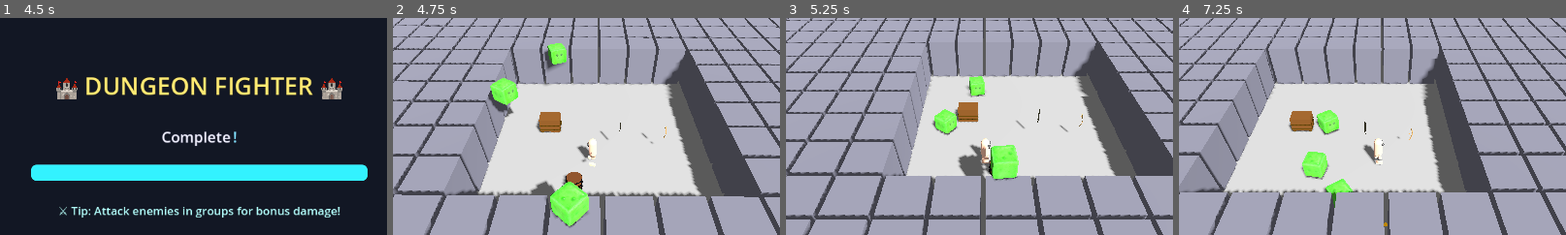
Above: before the commit, frames 1-4 (left to right).
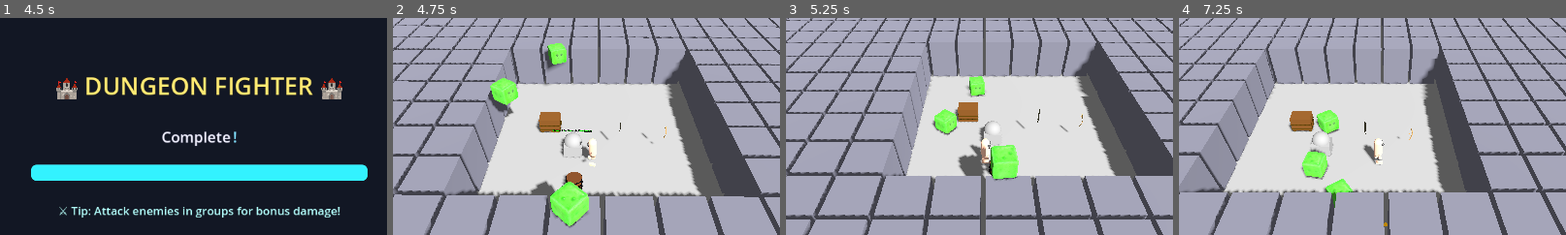
Above: after the commit, the same moments.

Repository: thaner66666666/game-1
Game: Godot game, scene res://Scenes/main.tscn
Same seed, same stepped clock (60 frames per second), same inputs: the game is played once before the commit and once after it.
Inputs (mouse positions are % of the whole screen's width and height, from its top left):
- Up to frame 1 (4.5 s): tap Enter at 0.5, 4.25 s; move the mouse to (72, 45) at 0.52 s; hold D (move_right) 0.53-1.28 s; click (72, 45) at 0.6 s; move the mouse to (30, 55) at 1.27 s; hold S (move_down) 1.28-2.03 s; tap Space (dash) at 1.35, 3.5, 4.35 s; move the mouse to (60, 28) at 2.02 s; hold D (move_right) 2.03-2.78 s; hold Q (drop_weapon) 2.03-2.78 s; move the mouse to (45, 70) at 2.77 s; hold W (move_up) 2.78-3.53 s; tap E (interaction) at 2.85 s; click (45, 70) at 2.92 s; move the mouse to (80, 65) at 3.52 s; hold A (move_left) from 3.53 s (still down); click (80, 65) at 3.6 s; move the mouse to (20, 35) at 4.27 s
- Up to frame 2 (4.75 s): keep holding A (move_left)
- Up to frame 3 (5.25 s): move the mouse to (55, 50) at 5.02 s; release A (move_left) at 5.03 s; hold S (move_down) from 5.03 s (still down); hold Q (drop_weapon) from 5.03 s (still down); click (55, 50) at 5.17 s
- Up to frame 4 (7.25 s): move the mouse to (35, 25) at 5.77 s; release S (move_down) at 5.78 s; release Q (drop_weapon) at 5.78 s; hold D (move_right) 5.78-6.53 s; tap E (interaction) at 5.85 s; move the mouse to (72, 45) at 6.52 s; hold W (move_up) from 6.53 s (still down); click (72, 45) at 6.6 s
The pictures show only the part of the screen within x 24-74%, y 20-70%; the shares and areas given below are measured in that part.

Frame 1 is identical in both runs. In frame 2, 0.3% of the frame differs, in the area x 41-52%, y 51-65%; in frame 3, 0.1%; in frame 4, 0.2%.

Commit message:
DEBUG ALLY

Diff:
--- a/Scenes/recruiter_npc.tscn
+++ b/Scenes/recruiter_npc.tscn
@@ -1,4 +1,7 @@
-[gd_scene load_steps=4 format=3 uid="uid://7k0lvwcjahh4"]
+[gd_scene load_steps=6 format=3 uid="uid://7k0lvwcjahh4"]
+
+[ext_resource type="Script" uid="uid://b8101om47hiem" path="res://dot gds/recruiter_npc.gd" id="1"]
+[ext_resource type="PackedScene" uid="uid://c4yq03rik4rtw" path="res://Scenes/ally.tscn" id="2"]
 
 [sub_resource type="BoxShape3D" id="BoxShape3D_pbo4a"]
 
@@ -7,6 +10,8 @@
 [sub_resource type="SphereMesh" id="SphereMesh_rqkyj"]
 
 [node name="RecruiterNpc" type="StaticBody3D"]
+script = ExtResource("1")
+ally_scene = ExtResource("2")
 
 [node name="Area3D" type="Area3D" parent="."]
 
--- /dev/null
+++ b/dot gds/recruiter_npc.gd
@@ -0,0 +1,53 @@
+extends StaticBody3D
+
+@export var ally_scene: PackedScene
+
+var player_in_range = false
+
+func _ready():
+	# Connect the Area3D signals
+	$Area3D.body_entered.connect(_on_Area3D_body_entered)
+	$Area3D.body_exited.connect(_on_Area3D_body_exited)
+	print("Signals connected for Area3D")
+
+func _process(_delta):
+	if Input.is_action_just_pressed("recruit"):
+		print("Recruit action detected globally!")
+	if player_in_range:
+		print("Player is in range.")
+		if Input.is_action_just_pressed("recruit"):
+			print("Recruit action detected.")
+			spawn_ally()
+		else:
+			print("Recruit action not pressed.")
+	else:
+		print("Player is not in range.")
+
+func _on_Area3D_body_entered(body):
+	if body.is_in_group("player"):
+		player_in_range = true
+		print("Player entered Area3D")
+		# Optionally show a prompt to the player (e.g., enable the Label3D)
+		if has_node("Label3D"):
+			$Label3D.visible = true
+	else:
+		print("Non-player body entered Area3D: ", body)
+
+func _on_Area3D_body_exited(body):
+	if body.is_in_group("player"):
+		player_in_range = false
+		print("Player exited Area3D")
+		# Optionally hide the prompt
+		if has_node("Label3D"):
+			$Label3D.visible = false
+	else:
+		print("Non-player body exited Area3D: ", body)
+
+func spawn_ally():
+	if ally_scene:
+		var new_ally = ally_scene.instantiate()
+		get_parent().add_child(new_ally)
+		new_ally.global_position = global_position + Vector3(2, 0, 0) # Spawn slightly to the side
+		print("Ally spawned at position: ", new_ally.global_position)
+	else:
+		print("Error: Ally scene not set!")
--- a/dot gds/simple_room_generator.gd
+++ b/dot gds/simple_room_generator.gd
@@ -197,6 +197,21 @@
 	else:
 		print("⚠️ weapon_pickup_scene not loaded, cannot spawn test sword or bow!")
 
+	# SPAWN RECRUITER NPC IN ROOM ONE
+	var recruiter_npc_scene = load("res://Scenes/recruiter_npc.tscn")
+	if recruiter_npc_scene:
+		var recruiter_npc_instance = recruiter_npc_scene.instantiate()
+		add_child(recruiter_npc_instance)
+		# Position the NPC near the center of the starting room
+		recruiter_npc_instance.global_position = Vector3(
+			(starting_room.get_center().x - map_size.x / 2) * 2.0 - 2.5, # Offset slightly from center
+			0.5, # Y position (adjust as needed)
+			(starting_room.get_center().y - map_size.y / 2) * 2.0
+		)
+		print("👤 Recruiter NPC spawned in room one!")
+	else:
+		print("⚠️ Recruiter NPC scene not loaded, cannot spawn recruiter!")
+
 	print("🛡️ Starting room created with PROTECTED BOUNDARIES!")
 	terrain_generated.emit()
 
@@ -451,58 +466,18 @@
 	var center_x = int(start_x + (width - small_size) / 2.0)
 	var center_y = int(start_y + (height - small_size) / 2.0)
 
-	for x in range(center_x, center_x + small_size):
-		for y in range(center_y, center_y + small_size):
-			if _is_valid_carve_position(x, y):
-				terrain_grid[x][y] = TileType.FLOOR
+	for current_x in range(center_x, center_x + small_size):
+		for current_y in range(center_y, center_y + small_size):
+			if _is_valid_carve_position(current_x, current_y):
+				terrain_grid[current_x][current_y] = TileType.FLOOR
 
 func _is_valid_carve_position(x: int, y: int) -> bool:
-	"""NEW: Check if position is valid for carving (never carve boundary walls!)"""
+	# Check if the carve position is inside the map and not in the boundary
 	if not _is_valid_pos(x, y):
 		return false
-
-	# NEVER carve boundary positions
-	if _is_boundary_position(x, y):
+	if boundary_walls.has(str(x) + "," + str(y)):
 		return false
-
 	return true
-
-func _remove_walls_by_grid_lookup():
-	"""NEW: Enhanced wall removal with BOUNDARY PROTECTION"""
-	var walls_removed = 0
-	var boundary_walls_protected = 0
-	var walls_to_remove = []
-
-	# Check every grid position
-	for x in range(map_size.x):
-		for y in range(map_size.y):
-			if terrain_grid[x][y] == TileType.FLOOR or terrain_grid[x][y] == TileType.CORRIDOR:
-				var grid_key = str(x) + "," + str(y)
-
-				if wall_lookup.has(grid_key):
-					var wall = wall_lookup[grid_key]
-					if is_instance_valid(wall):
-						# 🛡️ CRITICAL CHECK: Never remove boundary walls!
-						if boundary_walls.has(grid_key):
-							boundary_walls_protected += 1
-							print("🛡️ PROTECTED boundary wall at (", x, ",", y, ") from deletion!")
-						else:
-							walls_to_remove.append(wall)
-							walls_removed += 1
-
-	# Remove non-boundary walls only
-	for wall in walls_to_remove:
-		var grid_x = wall.get_meta("grid_x", -1)
-		var grid_y = wall.get_meta("grid_y", -1)
-		if grid_x >= 0 and grid_y >= 0:
-			var grid_key = str(grid_x) + "," + str(grid_y)
-			wall_lookup.erase(grid_key)
-			# Don't remove from boundary_walls - keep that protection!
-
-		generated_objects.erase(wall)
-		wall.queue_free()
-
-	print("🛡️ Wall removal complete: ", walls_removed, " removed, ", boundary_walls_protected, " BOUNDARY WALLS PROTECTED!")
 
 func _find_new_room_position(existing_room: Rect2, room_size: Vector2) -> Rect2:
 	"""Improved: Try many possible positions around the last room, not just 4 directions"""
@@ -617,6 +592,28 @@
 	_spawn_destructible_objects_in_room(new_room)  # NEW: Spawn destructibles
 
 	return new_room
+
+func _remove_walls_by_grid_lookup():
+	"""Removes wall nodes from the scene if their grid position is now FLOOR or CORRIDOR (but never boundary walls)"""
+	var to_remove = []
+	for grid_key in wall_lookup.keys():
+		var wall = wall_lookup[grid_key]
+		if not is_instance_valid(wall):
+			continue
+		var parts = grid_key.split(",")
+		if parts.size() != 2:
+			continue
+		var x = int(parts[0])
+		var y = int(parts[1])
+		if boundary_walls.has(grid_key):
+			continue  # Never remove boundary walls
+		if terrain_grid[x][y] != TileType.WALL:
+			to_remove.append(grid_key)
+	for grid_key in to_remove:
+		var wall = wall_lookup[grid_key]
+		if is_instance_valid(wall):
+			wall.queue_free()
+		wall_lookup.erase(grid_key)
 
 func _create_simple_corridor_protected(room_a: Rect2, room_b: Rect2):
 	"""Create corridor with boundary protection"""
--- a/project.godot
+++ b/project.godot
@@ -75,6 +75,13 @@
 "events": [Object(InputEventKey,"resource_local_to_scene":false,"resource_name":"","device":0,"window_id":0,"alt_presse …(194 unchanged characters)…
 ]
 }
+recruit={
+"deadzone": null,
+"events": [{
+"keycode": 69,
+"type": "InputEventKey"
+}]
+}
 
 [plugins]
 
